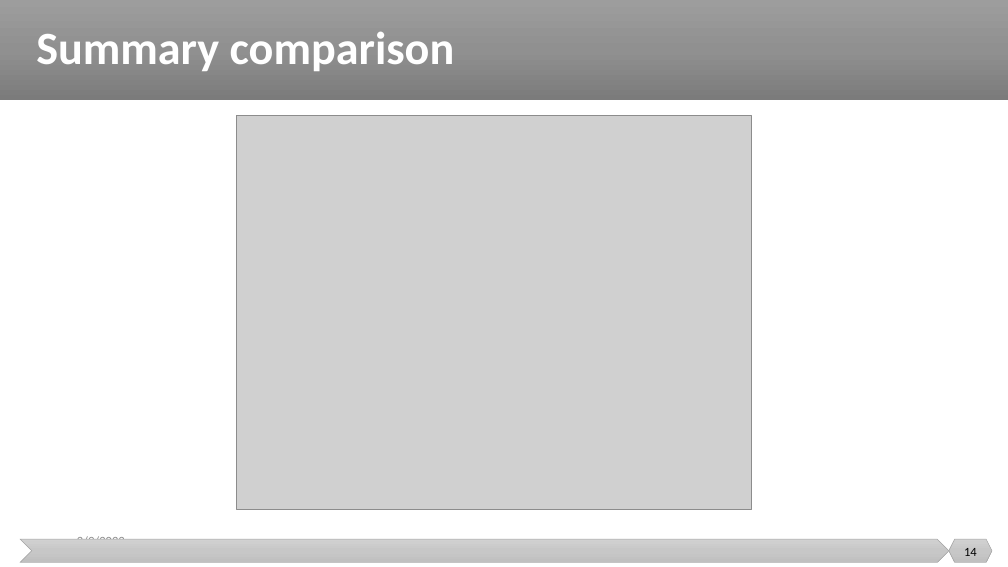
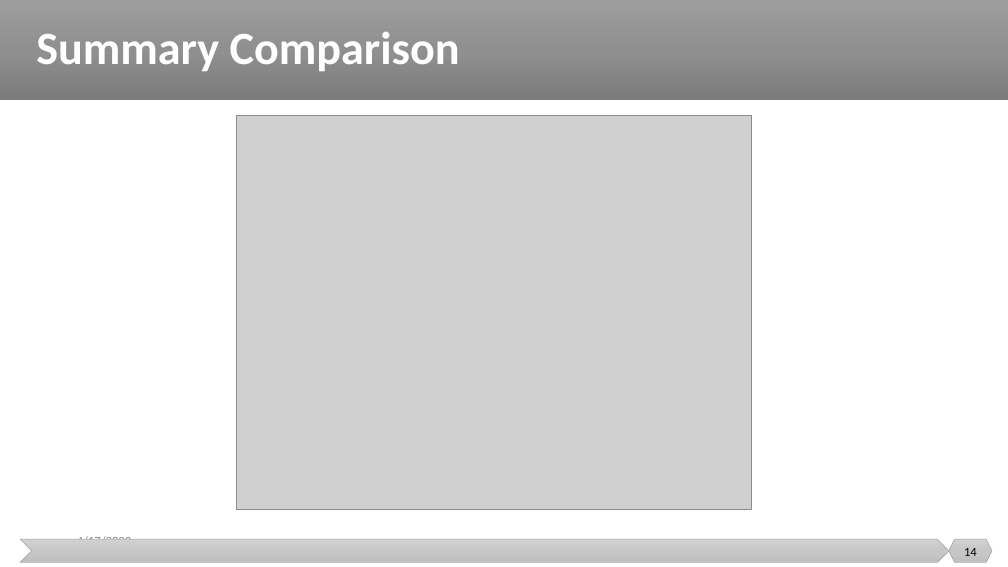
Before and after one commit to malenezi/malenezi, a slide deck: slide 14 of SE423/Lectures/9-Change Management/Change Management.pptx. Drawn at 1008x567 pixels with LibreOffice and Linux fonts; fonts in the diff are those of the drawing; grey boxes stand for pictures. Boxes give left, top, right and bottom in pixels: in the first picture for what was removed or moved away, otherwise in the second. Text is boxed around its words. In the diff, an @@ line names an element or a change of style, - is before the commit and + after.

```diff
--- a/SE423/Lectures/9-Change Management/Change Management.pptx
+++ b/SE423/Lectures/9-Change Management/Change Management.pptx
@@ title at [36,31,460,71]: text changed @@
-Summary comparison
+Summary Comparison
@@ text at [77,535,131,539]: text changed @@
-2/9/2023
+4/17/2023
```
Also in this commit, not shown: 8 other slides changed, 4 slides added, 1 slide removed, 1 other file.
